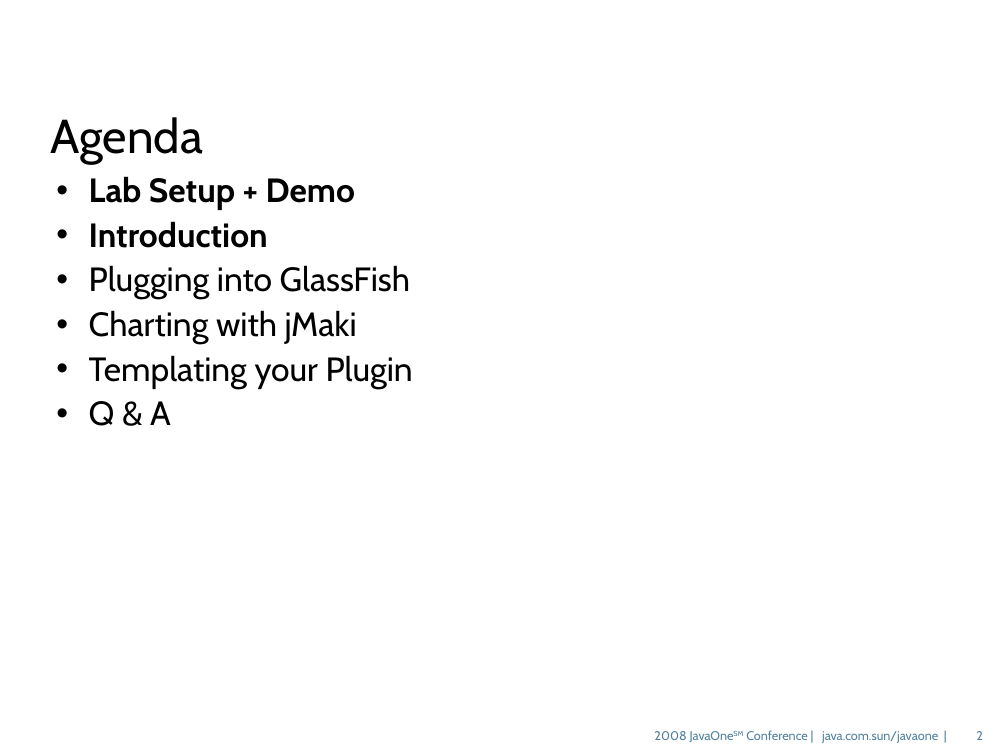
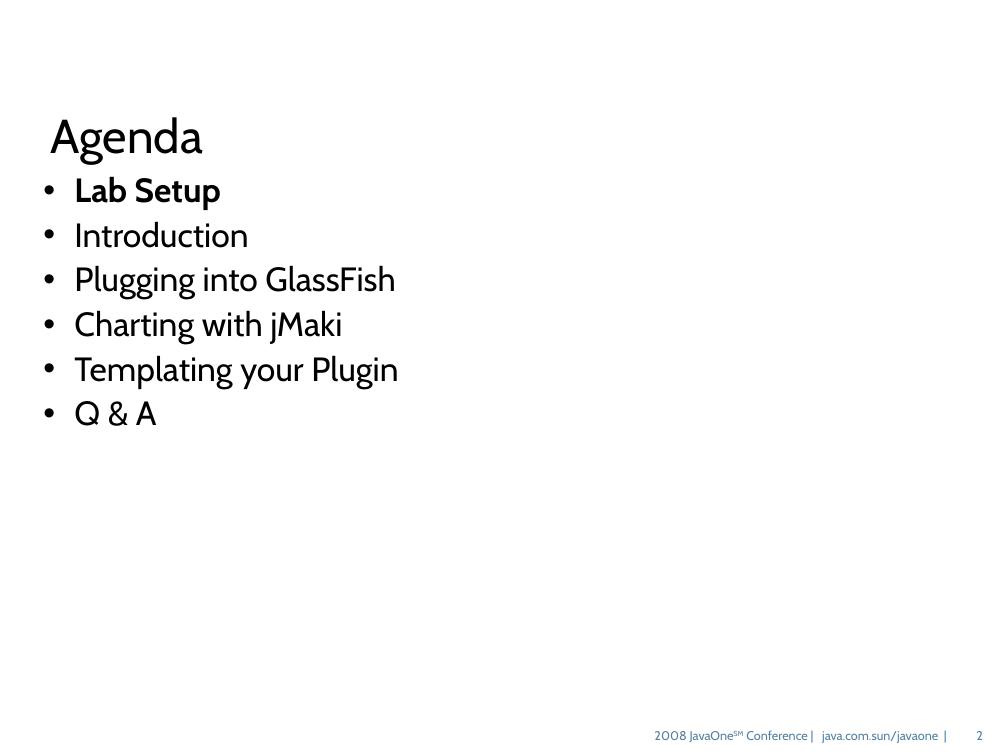
Before and after one commit to dmatej/Glassfish-SVN-Patched, a slide deck: slide 2 of v3/admingui/j1plugin/gfplugin/4520_gfplugin.odp. Drawn at 1008x756 pixels with LibreOffice and Linux fonts; fonts in the diff are those of the drawing; background and template pictures are left out. Boxes give left, top, right and bottom in pixels: in the first picture for what was removed or moved away, otherwise in the second. Text is boxed around its words. In the diff, an @@ line names an element or a change of style, - is before the commit and + after.

```diff
--- a/v3/admingui/j1plugin/gfplugin/4520_gfplugin.odp
+++ b/v3/admingui/j1plugin/gfplugin/4520_gfplugin.odp
@@ text at [74,176,221,210]: text changed @@
-• Lab Setup + Demo
+• Lab Setup
@@ text at [74,221,398,426]: bold off in "Introduction"; indent changed @@
```
Also in this commit, not shown: 5 other slides changed, 2 slides added.
